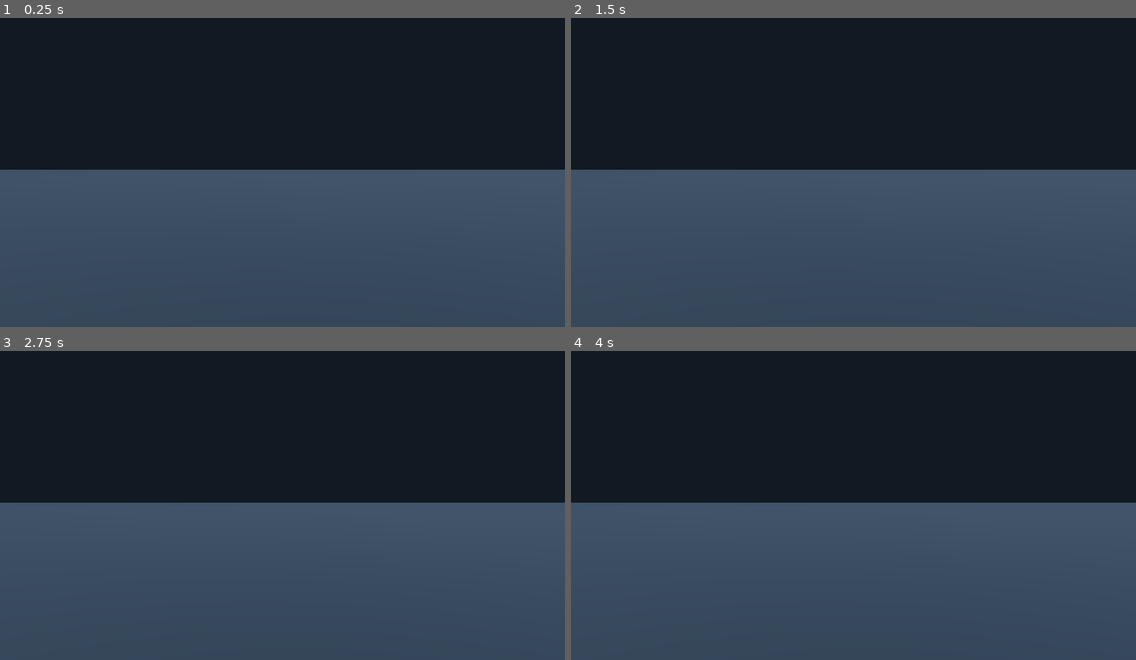
Above: before the commit, frames 1-4 (two rows, left to right).
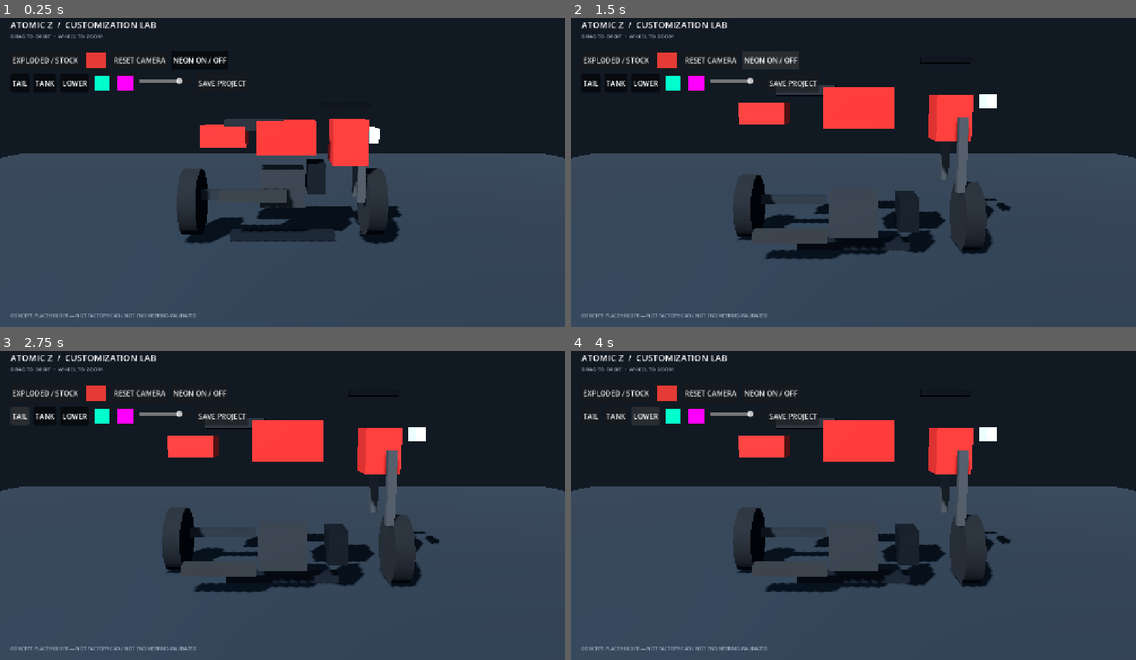
Above: after the commit, the same moments.

Repository: metsam-mastem/Atomic-Z-Customi-Z
Game: Godot game, scene res://scenes/main.tscn
Two runs of this game, one before a commit and one after it. Both use one fixed random seed, a clock stepped at 60 frames per second and the inputs below.
Inputs (mouse positions are in pixels of both pictures, inside the frame that each line leads up to):
- Up to frame 1 (0.25 s): no input
- Up to frame 2 (1.5 s): click (616, 61) at 0.5 s, where only the run after the commit has a clickable "EXPLODED / STOCK"; click (768, 61) at 1.25 s, where only the run after the commit has a clickable "NEON ON / OFF"
- Up to frame 3 (2.75 s): click (22, 415) at 2 s, where only the run after the commit has a clickable "TAIL"
- Up to frame 4 (4 s): click (616, 415) at 2.75 s, where only the run after the commit has a clickable "TANK"; click (644, 415) at 3.5 s, where only the run after the commit has a clickable "LOWER"

The runs differ from the first frame. In frame 1, 15% of the frame differs, in the area x 0-100%, y 1-98%; in frame 2, 17%; in frame 3, 17%; in frame 4, 17%.
Error before the commit: Parse Error: Cannot find member "to_array" in base "Vector3". (res://scripts/bike_assembly.gd:97)

Commit message:
fix: serialize assembly vectors with explicit scalar components

Diff:
--- a/scripts/bike_assembly.gd
+++ b/scripts/bike_assembly.gd
@@ -91,11 +91,13 @@
 	var part_records: Array = []
 	for part_id in _parts.keys():
 		var item: Dictionary = _parts[part_id]
+		var home: Vector3 = item["home"]
+		var explode_offset: Vector3 = item["explode"]
 		part_records.append({
 			"part_id": str(part_id),
 			"display_name": str(part_id).replace("_", " ").capitalize(),
-			"home_position_m": (item["home"] as Vector3).to_array(),
-			"explode_offset_m": (item["explode"] as Vector3).to_array(),
+			"home_position_m": [home.x, home.y, home.z],
+			"explode_offset_m": [explode_offset.x, explode_offset.y, explode_offset.z],
 			"asset_status": "placeholder_geometry"
 		})
 	_build_document["assembly"]["parts"] = part_records
